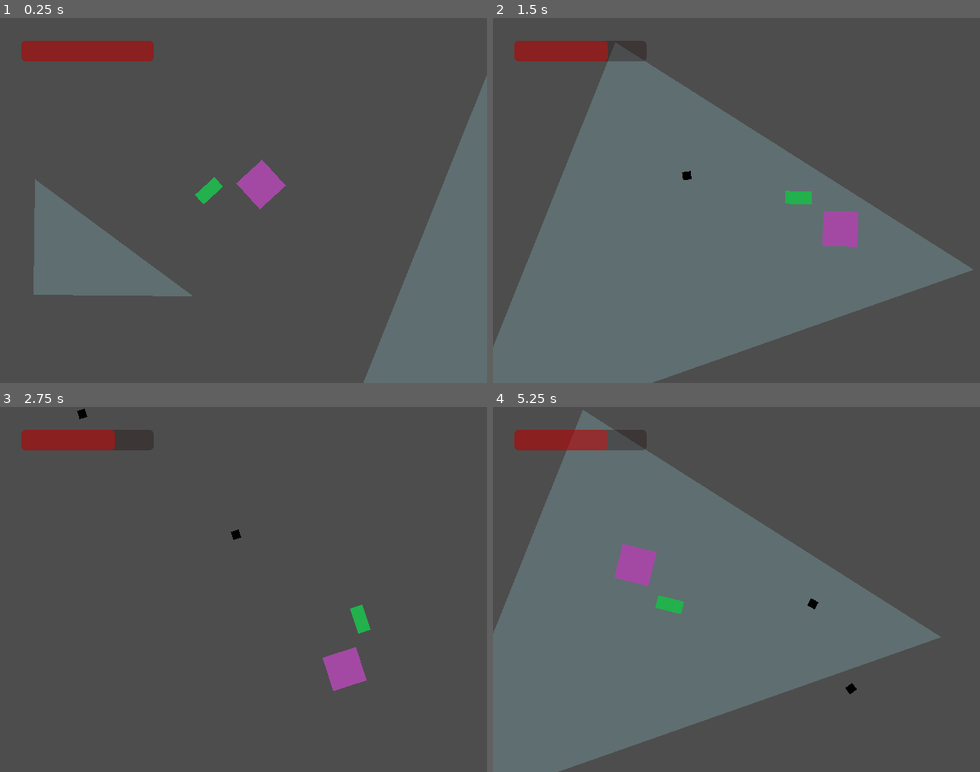
Above: before the commit, frames 1-4 (two rows, left to right).
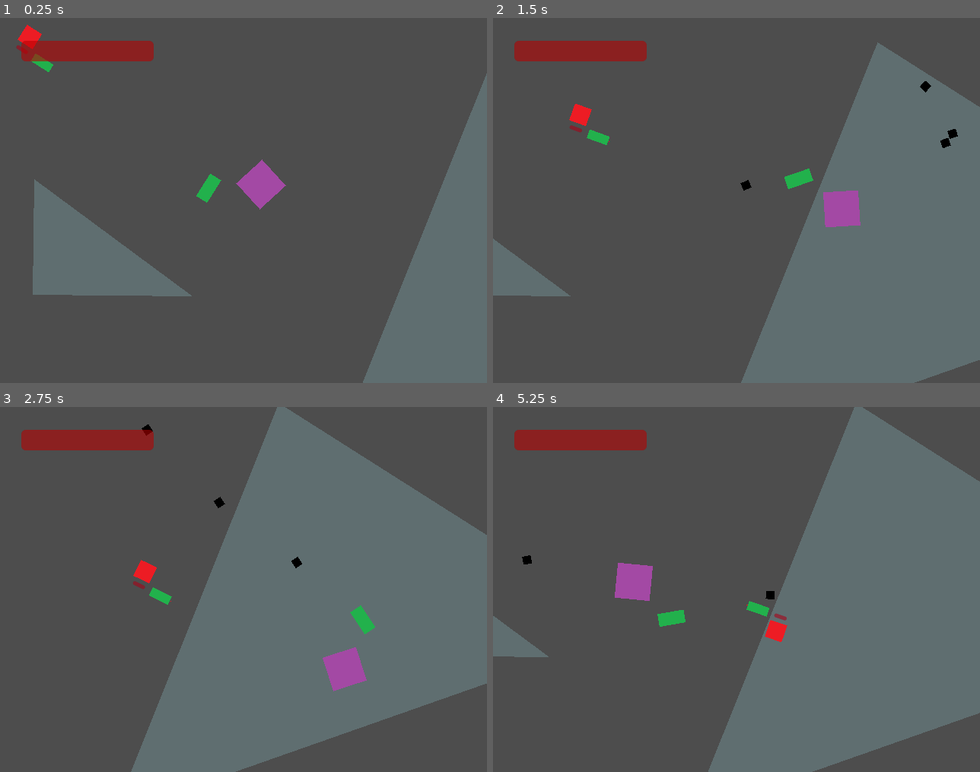
Above: after the commit, the same moments.

Repository: tehlyre/document1
Game: Godot game, scene res://scenes/main.tscn
Two runs of this game, one before a commit and one after it. Both use one fixed random seed, a clock stepped at 60 frames per second and the inputs below.
Inputs (mouse positions are in pixels of both pictures, inside the frame that each line leads up to):
- Up to frame 1 (0.25 s): no input
- Up to frame 2 (1.5 s): tap Enter at 0.5 s; move the mouse to (843, 182) at 0.52 s; press the mouse at (843, 182) at 0.53 s; hold Right (right) 0.53-1.28 s; move the mouse to (639, 218) at 1.27 s; release the mouse at (639, 218) at 1.28 s; hold Down (down) from 1.28 s (still down); click (639, 218) at 1.35 s
- Up to frame 3 (2.75 s): move the mouse to (292, 509) at 2.02 s; release Down (down) at 2.03 s; press the mouse at (292, 509) at 2.03 s; hold Right (right) from 2.03 s (still down)
- Up to frame 4 (5.25 s): move the mouse to (712, 662) at 2.77 s; release Right (right) at 2.78 s; release the mouse at (712, 662) at 2.78 s; hold Up (up) 2.78-3.53 s; click (712, 662) at 2.85 s; move the mouse to (882, 644) at 3.52 s; press the mouse at (882, 644) at 3.53 s; hold Left (left) 3.53-5.03 s; move the mouse to (590, 534) at 4.27 s; release the mouse at (590, 534) at 4.28 s; click (590, 534) at 4.35 s; move the mouse to (760, 589) at 5.02 s; press the mouse at (760, 589) at 5.03 s; hold Down (down) from 5.03 s (still down)

The runs differ from the first frame. In frame 1, 0.6% of the frame differs, in the area x 3-100%, y 1-100%; in frame 2, 62%; in frame 3, 45%; in frame 4, 66%, in the area x 0-100%, y 0-100%.

Commit message:
Document1 commit CONCH (12/1/24)
Created functional enemy AI with the implementation of SinEStR.

Diff:
--- a/scenes/Characters/durdan.tscn
+++ b/scenes/Characters/durdan.tscn
@@ -19,8 +19,10 @@
 shape = SubResource("RectangleShape2D_ju5nh")
 
 [node name="gunner" type="Marker2D" parent="."]
-position = Vector2(640, 328)
+position = Vector2(600, 296)
+rotation = -0.270105
 scale = Vector2(5, 5)
 
 [node name="CharacterBody2D" parent="." instance=ExtResource("3_qlc2s")]
-position = Vector2(448, 320)
+position = Vector2(432.587, 342.758)
+rotation = -0.270105
--- a/scenes/Characters/enemigo.tscn
+++ b/scenes/Characters/enemigo.tscn
@@ -1,24 +1,19 @@
-[gd_scene load_steps=7 format=3 uid="uid://piryy33ucw4m"]
+[gd_scene load_steps=5 format=3 uid="uid://piryy33ucw4m"]
 
 [ext_resource type="Script" path="res://scripts/enemy.gd" id="1_jpdw6"]
 [ext_resource type="PackedScene" uid="uid://evch3f3ad4o3" path="res://scenes/Other Things/neutral_special.tscn" id="2_4kvev"]
-[ext_resource type="Script" path="res://scripts/newnintendoenemydsxl.gd" id="2_jytye"]
 [ext_resource type="Texture2D" uid="uid://bc72o7r0pj7fx" path="res://assets/textures/enieamy.png" id="2_lc6c0"]
-[ext_resource type="Script" path="res://scripts/enemysoul.gd" id="5_djjsf"]
 
 [sub_resource type="RectangleShape2D" id="RectangleShape2D_tkui6"]
 size = Vector2(24, 24)
 
-[node name="Enemy" type="Node2D" groups=["enemies"]]
+[node name="Enemy" type="CharacterBody2D" groups=["enemies"]]
 script = ExtResource("1_jpdw6")
 
-[node name="EnemyBody" type="CharacterBody2D" parent="." groups=["enemies"]]
-script = ExtResource("2_jytye")
-
-[node name="CollisionShape2D" type="CollisionShape2D" parent="EnemyBody"]
+[node name="CollisionShape2D" type="CollisionShape2D" parent="."]
 shape = SubResource("RectangleShape2D_tkui6")
 
-[node name="healthbar" type="ProgressBar" parent="EnemyBody"]
+[node name="healthbar" type="ProgressBar" parent="."]
 modulate = Color(0.929412, 0, 0.121569, 1)
 offset_left = -8.0
 offset_top = 17.0
@@ -27,22 +22,20 @@
 show_percentage = false
 metadata/_edit_use_anchors_ = true
 
-[node name="Sprite2D" type="Sprite2D" parent="EnemyBody"]
+[node name="Sprite2D" type="Sprite2D" parent="."]
 scale = Vector2(0.063, 0.063)
 texture = ExtResource("2_lc6c0")
 
-[node name="NeutralSpecial" parent="EnemyBody" instance=ExtResource("2_4kvev")]
+[node name="NeutralSpecial" parent="." instance=ExtResource("2_4kvev")]
 position = Vector2(32, 20)
 scale = Vector2(0.100358, 0.0882353)
 
-[node name="gunner" type="Marker2D" parent="EnemyBody"]
+[node name="gunner" type="Marker2D" parent="."]
 position = Vector2(47, 20)
 
-[node name="Sprite2D" type="Sprite2D" parent="EnemyBody/gunner"]
+[node name="Sprite2D" type="Sprite2D" parent="gunner"]
 scale = Vector2(-0.00271003, -0.00271003)
 texture = ExtResource("2_lc6c0")
 
-[node name="EnemySoul" type="Node2D" parent="."]
-script = ExtResource("5_djjsf")
-
-[node name="RayCasts" type="Node2D" parent="EnemySoul"]
+[node name="proximity_checker" type="RayCast2D" parent="."]
+target_position = Vector2(64, 0)
--- a/scenes/Levels/container.tscn
+++ b/scenes/Levels/container.tscn
@@ -1,16 +1,17 @@
-[gd_scene load_steps=6 format=3 uid="uid://b4rpkbb7pbeqj"]
+[gd_scene load_steps=7 format=3 uid="uid://b4rpkbb7pbeqj"]
 
 [ext_resource type="PackedScene" uid="uid://bwcfhw8ni6iky" path="res://scenes/Characters/durdan.tscn" id="1_snkv6"]
 [ext_resource type="PackedScene" uid="uid://dh5ivbowm0f1m" path="res://scenes/UI/hud.tscn" id="3_p3x1j"]
 [ext_resource type="PackedScene" uid="uid://bm6h10gtdvvdf" path="res://scenes/Hazards and Helps/goo.tscn" id="4_m1f8i"]
 [ext_resource type="PackedScene" uid="uid://d2fwduwibxhtj" path="res://scenes/Hazards and Helps/wall.tscn" id="4_o0u8o"]
 [ext_resource type="Script" path="res://scripts/wall.gd" id="5_kpox7"]
+[ext_resource type="PackedScene" uid="uid://piryy33ucw4m" path="res://scenes/Characters/enemigo.tscn" id="6_f1ryr"]
 
 [node name="container" type="Node2D"]
 process_mode = 1
 
 [node name="Durdan" parent="." node_paths=PackedStringArray("Goo") instance=ExtResource("1_snkv6")]
-position = Vector2(345, 221)
+position = Vector2(346, 221)
 Goo = NodePath("../Level/Goo")
 
 [node name="Camera" type="Camera2D" parent="Durdan"]
@@ -57,16 +58,5 @@
 [node name="CollisionPolygon2D" type="CollisionPolygon2D" parent="Level/Wall"]
 polygon = PackedVector2Array(-9, 159, -2, 462, -49, 465, -35, 156)
 
-[node name="EnemyHandles" type="Node2D" parent="Level"]
-
-[node name="Marker2D" type="Marker2D" parent="Level/EnemyHandles"]
-position = Vector2(35, 130)
-
-[node name="Marker2D2" type="Marker2D" parent="Level/EnemyHandles"]
-position = Vector2(-86, 126)
-
-[node name="Marker2D3" type="Marker2D" parent="Level/EnemyHandles"]
-position = Vector2(-112, 508)
-
-[node name="Marker2D4" type="Marker2D" parent="Level/EnemyHandles"]
-position = Vector2(36, 510)
+[node name="Enemy" parent="." node_paths=PackedStringArray("player") instance=ExtResource("6_f1ryr")]
+player = NodePath("../Durdan")
--- a/scripts/Enemies.gd
+++ b/scripts/Enemies.gd
@@ -8,9 +8,7 @@
 	if get_child_count() > 0:
 		for i in get_children():
 			i.player = player
-			i.get_node("EnemyBody").target = player
 			i.enemyhandles = EnemyHandles
-			i.readyy()
 
 
 # Called every frame. 'delta' is the elapsed time since the previous frame.
--- a/scripts/UI/hud.gd
+++ b/scripts/UI/hud.gd
@@ -1,18 +1,12 @@
-extends Control
+extends Node
 
-# Object: Deals with all HUDlum things like the healthbar. Currently only deals with the healthbar.
-#
-# Variables:
-# CharacterBody2D player: Pointer to the player node.
-#
-# Functions:
-# void _process(float _delta): Called every frame. Updates healthbar.
+@export var player : Player
 
-@export var player : CharacterBody2D
+# Called when the node enters the scene tree for the first time.
+func _ready():
+	pass # Replace with function body.
 
-# Function void _process(float _delta)
-# Called every frame give or take. Updates the healthbar's value to whatever the player's health is so long as the
-# player exists.
-func _process(_delta : float):
-	if is_instance_valid(player):
-		$playerhealth.value = player.health
+
+# Called every frame. 'delta' is the elapsed time since the previous frame.
+func _process(delta):
+	$playerhealth.value = player.health
--- a/scripts/bullet.gd
+++ b/scripts/bullet.gd
@@ -34,7 +34,7 @@
 func on_body_entered(body : Node2D):
 
 	if(body.is_in_group("enemies")):
-		body.damage_thingy(10*1/body.scle)
+		body.damage_thingy(100/body.scle)
 	elif(body.is_in_group("player")):
-		body.damage_thingy(10*1)
+		body.damage_thingy(10)
 	queue_free()
--- a/scripts/durdan.gd
+++ b/scripts/durdan.gd
@@ -48,12 +48,11 @@
 
 @export var game_manager : GameManager
 
-@export var maxspeed : float = 750 # b
+@export var maxsped : float = 400 # b
+var maxspeed : float = maxsped
 @export var maxveltime : float = 0.75 # m
 
-var acceleration : float = 3000
-var initial_acceleration : float = 2*maxspeed/maxveltime
-var jerk : float = -2*maxspeed/pow(maxveltime,2)
+var acceleration : float = 1500
 
 var deltatime : float = 0
 var framecount : int = 0
@@ -156,7 +155,7 @@
 		else:
 			velocity = Vector2.ZERO
 	else:
-		velocity += inputvec*acceleration*delta
+		velocity += inputvec*acceleration*delta*2
 		if velocity.length() > maxspeed:
 			velocity = velocity.normalized() * maxspeed
 
@@ -190,11 +189,11 @@
 		health = 0
 		emit_signal("you_died", true)
 
-#func hazard_thingy():
-#	if in_goo:
-#		maxspeed = maxsped*0.5
-#	elif !in_goo:
-#		maxspeed = maxsped
+func hazard_thingy():
+	if in_goo:
+		maxspeed = maxsped*0.5
+	elif !in_goo:
+		maxspeed = maxsped
 
 func on_Goo_body_exited(body : Node2D):
 	if body != self:
@@ -222,7 +221,7 @@
 # frame. The current rotation is then stored in previous_rotation.
 func _physics_process(delta):
 
-
+	hazard_thingy()
 	deltatime += delta
 	framecount += 1
 
@@ -243,7 +242,6 @@
 			self.set_rotation_degrees(polar_rad_to_deg(flick_stick()).y)
 
 	do_the_delta_input_thing(delta)
-	print(velocity)
 
 	move_and_slide()
 	gunner_thingy(delta)
--- a/scripts/enemy.gd
+++ b/scripts/enemy.gd
@@ -1,25 +1,104 @@
-extends Node2D
+extends CharacterBody2D
 
+# Base Enemy Running Script (2.0)
+# Sinful Enemy Stablizing and Running Script (SinEStR)
+#
+# Basic enemy movement shell with infinite range. Based on the paper "Steering Behaviors for Autonomous Characters" by Craig Reynolds, presented at GDC 1999. Implements a seeking
+# steering behavior at distances larger than 200 units, stopping when reaching ~200 units, and fleeing when closer than 200 units.
+#
+# TODO: implement range, wandering and peeking.
+#
+# Global Variables
 
-@onready var body : CharacterBody2D = $EnemyBody
-@onready var soul : Node2D = $EnemySoul
-var player : CharacterBody2D
-var enemyhandles : Node2D
+# CharacterBody2D player: Pointer to the player in the level
+@export var player : CharacterBody2D
 
+# float max_sped: The maximum speed (currently only speed) of the enemy in normal circumstances.
+# float max_speed: The current maximum speed after hazards are accounted for.
+var max_sped : float = 200
+var max_speed : float = max_sped
+
+# States state: The current behavior state of the enemy. Currently either SEEK, STOP, or FLEE.
+var state : States
+
+# bool in_goo: Whether or not the enemy is stuck in goo, slowing it down.
+var in_goo : bool = false
+
+# float health: The current health of the enemy, in percent.
+var health : float = 100.0
+
+# float scle: The damage scaling constant, used to calculate how much damage is dealt to the enemy. AKA how many hits does it take to kill using normal bullets.
+var scle : float = 3
+
+# enum States: The states that govern the behavior of the enemy. Currently, only seek (move towards player), stop, and flee (move away from player) have been implemented.
+enum States {
+	SEEK,
+	STOP,
+	FLEE,
+	PEEK,
+	WANDER
+}
 
 # Called when the node enters the scene tree for the first time.
 func _ready():
-	pass # Replace with function body.
+	pass
 
-func readyy():
-	body.player = player
-	soul.enemyhandles = enemyhandles
-	soul.body = body
-	soul.player = player
-	soul.readyy()
-	body.readyy()
+# void seek(void): Steers the enemy towards the player. First calculates the desired direct velocity limited with respect to the maximum speed, then subtracts velocity from it to
+# produce the desired change in velocity.
+func seek():
+	var desired_velocity = (player.position-position).normalized() * max_speed
+	velocity += (desired_velocity-velocity)
+
+# void stop(void): Stops the enemy.
+func stop():
+	velocity = Vector2.ZERO
 
 
-# Called every frame. 'delta' is the elapsed time since the previous frame.
-func _process(delta):
-	pass
+# void flee(void): Steers the enemy away from the player. First calculates the desired direct velocity limited with respect to the maximum speed pointing directly away from the
+# player, then subtracts velocity from it to produce the desired change in velocity.
+func flee():
+	var desired_velocity = -(player.position-position).normalized() * (max_speed/2)
+	velocity += (desired_velocity-velocity)
+
+# void set_state(void): Sets the appropriate state for the enemy based on preconceived conditions. If the player is farther than 200 units away, switch state to seek. If the
+# player is around 200 units away, switch state to stop, and if the player is under 200 units away, switch state to flee.
+func set_state():
+		if (player.position-position).length() > 200:
+			state = States.SEEK
+		elif (player.position-position).length() < 200 and (player.position-position).length() > 195:
+			state = States.STOP
+		elif (player.position-position).length() < 195:
+			state = States.FLEE
+
+
+# void hazard_thingy(void): Halves maximum speed if the enemy is in goo.
+func hazard_thingy():
+	if in_goo:
+		max_speed = max_sped*0.5
+	elif !in_goo:
+		max_speed = max_sped
+
+# void damage_thingy(int damage): Damages the enemy when hit with a bullet. Called by bullet.gd
+func damage_thingy(damage : int):
+	health -= damage
+
+# void _physics_process(float delta): Primary loop function. First sets the behavior state, then sets the maximum speed with hazard_thingy(). Afterwards, the appropriate function
+# is called based on the behavior state. The player's movement is initiated, and the enemy's rotation is locked on to the player's. The health bar is updated and the enemy is
+# deleted if its health is zero.
+func _physics_process(delta):
+	set_state()
+	hazard_thingy()
+
+	match state:
+		States.SEEK:
+			seek()
+		States.STOP:
+			stop()
+		States.FLEE:
+			flee()
+
+	look_at(player.position)
+	move_and_slide()
+	$healthbar.value = health
+	if health <= 1:
+		queue_free()
--- a/scripts/wall.gd
+++ b/scripts/wall.gd
@@ -1,4 +1,5 @@
 extends StaticBody2D
+class_name h_Wall
 
 var polygon : Polygon2D
 
Empty file added: scenes/Characters/EnemyBody.gd
